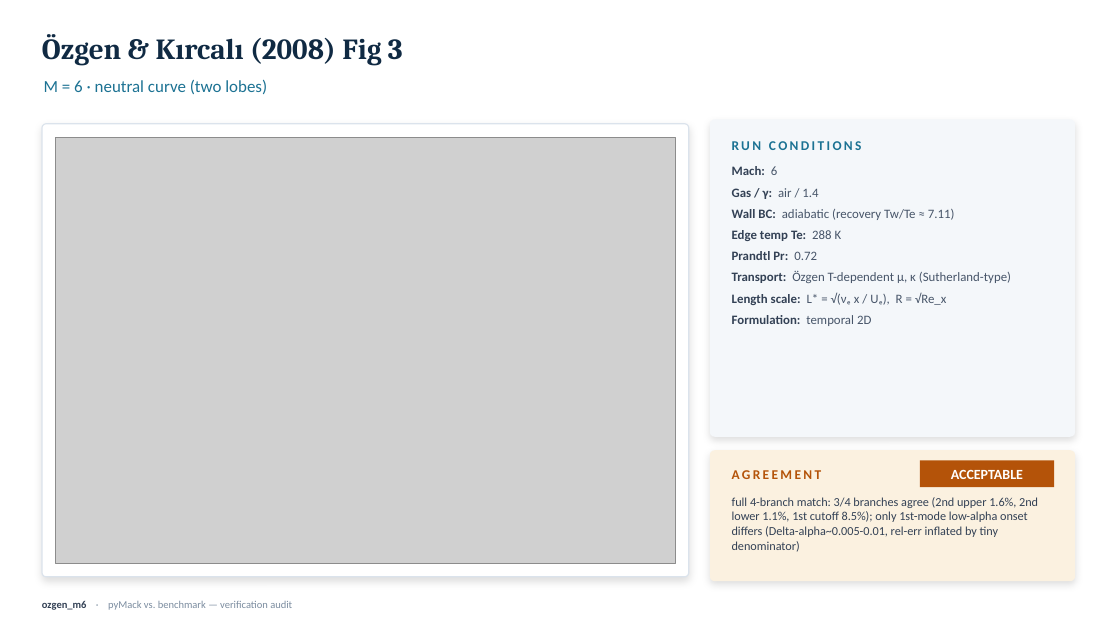
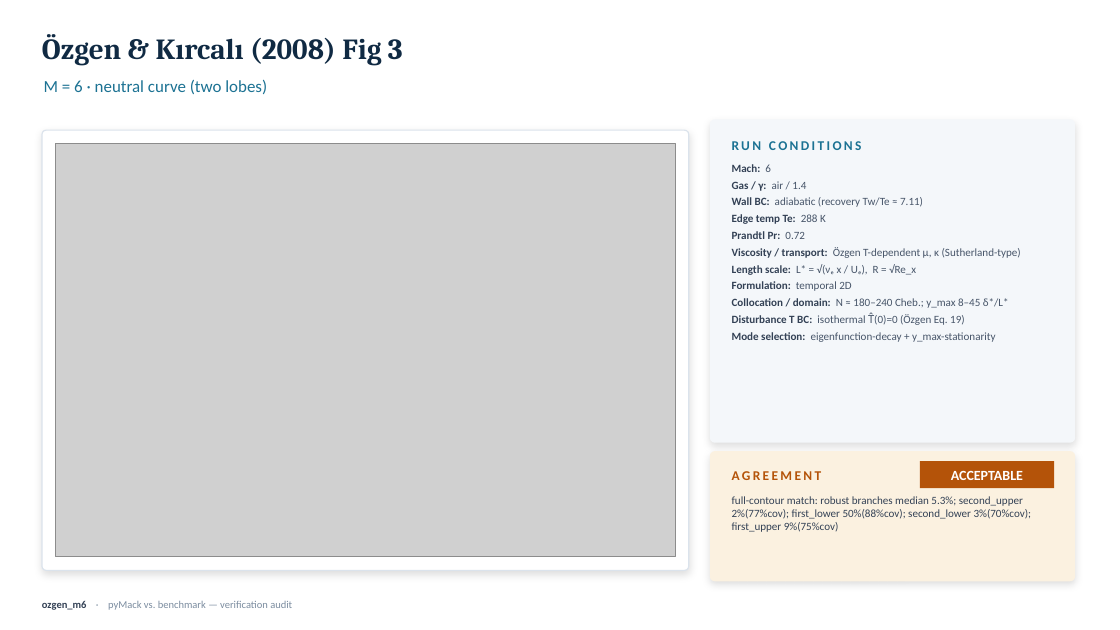
Before and after one commit to BARDAK1995/pyMack, a slide deck: slide 22 of verification/slides/pyMack_validation.pptx. Drawn at 1120x630 pixels with LibreOffice and Linux fonts; fonts in the diff are those of the drawing; grey boxes stand for pictures. Boxes give left, top, right and bottom in pixels: in the first picture for what was removed or moved away, otherwise in the second. Text is boxed around its words. In the diff, an @@ line names an element or a change of style, - is before the commit and + after.

Commit message:
verification: complete-curve overlays, OG-anchored cone, full-curve Ma&Zhong, LST params on deck
Özgen: re-extract the FULL c_i=0 neutral contour (marching squares, both modes incl. Phase-2 low-α onset extension) and re-judge by nearest-point match. M4 now AGREES on the complete two-lobe structure (2nd-mode 0%, 1st cutoff 2%, ~85% coverage); M6 acceptable (4 branches); M2/M3 acceptable (agree where resolvable, low-α onset CS-limited); M7/M8/M10 acceptable (2nd-mode cutoff 2-6% agrees, but pyMack connects the modes where Özgen separates them — documented inter-mode over-prediction, topology_ok=false).

Cone: re-anchored to the OG source — Sivasubramanian (2012) PhD thesis Fig. 5.1 (N≈9.5 at f≈210 kHz / F=1.071e-5), the linear regime of S&F 2015 JFM 768, cross-checked vs BAM6QT design review arXiv:2509.10411. Domain-matched N re-integration over the thesis x*-window: frequency 210 kHz EXACT; peak N 8.0-8.1 vs 9.5 (~15% short, bounded self-similar/Mangler deficit, documented). Replaces the prior loose N~7-8 / 220-280 kHz benchmark.

Ma & Zhong: upgraded from a 2-point check to a FULL neutral-curve comparison (Fig. 15, ω vs R). pyMack reproduces the entire 2nd-mode band to ~3-5% (F=2.2e-4 crosses at R~831/1033 vs §6 anchors 806/999.6); 1st-mode cutoff tracks, onset partial.

Slide deck: every case slide now lists the LST/solver parameters (viscosity model + value, 2nd-viscosity λ, collocation N, domain y_max, disturbance-T BC, mode-selection method); taller agreement card so metrics aren't clipped (QA-verified). Copyrighted thesis/figure renders gitignored.

```diff
--- a/verification/slides/pyMack_validation.pptx
+++ b/verification/slides/pyMack_validation.pptx
@@ rounded rectangle: place and size @@
-rounded rectangle at [710, 119, 1075, 437]
+rounded rectangle at [710, 119, 1075, 443]
@@ rounded rectangle at [42, 130, 689, 571]: proportions changed @@
@@ rounded rectangle: place and size @@
-rounded rectangle at [42, 124, 689, 576]
+rounded rectangle at [42, 130, 689, 571]
@@ picture: place and size @@
-picture at [55, 137, 676, 563]
+picture at [55, 144, 676, 557]
@@ text at [732, 164, 923, 291]: size 11 to 9.5 pt in "Mach: 6", "Gas / γ: air / 1.4", "Wall BC: adiabatic (recovery Tw/Te ≈ 7.11)", "Edge temp Te: 288 K" and 3 more places; less space between paragraphs @@
@@ text at [732, 247, 1021, 258]: text changed; size 11 to 9.5 pt @@
-Transport: Özgen T-dependent μ, κ (Sutherland-type)
+Viscosity / transport: Özgen T-dependent μ, κ (Sutherland-type)
@@ text at [732, 298, 1009, 342]: paragraphs added @@
+Collocation / domain: N ≈ 180–240 Cheb.; y_max 8–45 δ*/L*
+Disturbance T BC: isothermal T̂(0)=0 (Özgen Eq. 19)
+Mode selection: eigenfunction-decay + y_max-stationarity
@@ rounded rectangle at [710, 451, 1075, 581]: proportions changed @@
@@ text at [732, 496, 1032, 532]: text changed; size 10.5 to 9.5 pt @@
-full 4-branch match: 3/4 branches agree (2nd upper 1.6%, 2nd lower 1.1%, 1st cutoff 8.5%); only 1st-mode low-alpha onset differs (Delta-alpha~0.005-0.01, rel-err inflated by tiny denominator)
+full-contour match: robust branches median 5.3%; second_upper 2%(77%cov); first_lower 50%(88%cov); second_lower 3%(70%cov); first_upper 9%(75%cov)
```
Also in this commit, not shown: 19 other slides changed, 37 other files.
